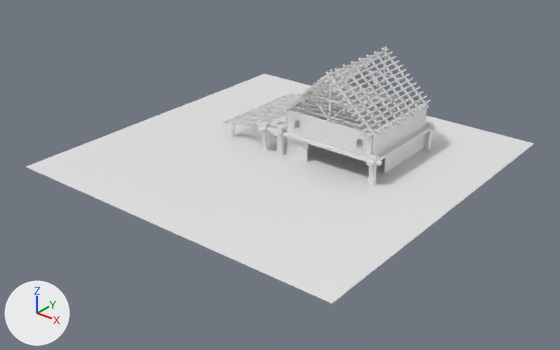
Two versions of the Blender file Blacksmith Forge/Files/scene_v005.blend, one commit apart.
One viewpoint serves both versions: a 50 mm lens placed at (181.0, -231.0, 133.0), pointed at (4.0, -11.0, -4.0). Every picture has the same lights, and +X, +Y and +Z are marked at lower left.

The older version as bpy lines, for what is in view:
```python
me_cube_009 = bpy.data.meshes.new('Cube.009')
me_cube_009.from_pydata(...)  # 1960 vertices, 2126 faces; spans x 0.0..10.0, y -0.35..0.85, z 0.0..10.0
# faces by material slot: [46, 2080]
me_cube_009.materials.append(mat_windowsbrick)  # its picture is missing
me_cube_009.materials.append(mat_windowsarch)  # its picture is missing
me_cube_120 = bpy.data.meshes.new('Cube.120')
me_cube_120.from_pydata(...)  # 320 vertices, 240 faces; spans x -0.3..37.7, y -2.5..30.9, z 0.0..18.5
me_cube_120.materials.append(mat_woodenlogs)  # its picture is missing
me_cube_155 = bpy.data.meshes.new('Cube.155')
me_cube_155.from_pydata(...)  # 136 vertices, 102 faces; spans x 0.0..25.4, y -1.9..23.7, z -3.6..0.5
me_cube_155.materials.append(mat_woodenlogs)  # its picture is missing
ob_export_window_proxy_001 = bpy.data.objects.new('Export_Window_proxy.001', me_cube_009)
ob_export_window_proxy_001.location = (10.0, 0.0, 10.0)
ob_export_window_proxy_001.rotation_euler = (0.0, 0.0, 3.142)  # degrees (0, 0, 180)
ob_roof = bpy.data.objects.new('Roof', me_cube_120)
ob_roof.location = (-2.0, -1.0, 18.5)
ob_roof.scale = (1.17, 1.43, 1.17)
ob_workshop_roof = bpy.data.objects.new('Workshop Roof', me_cube_155)
ob_workshop_roof.location = (-1.0, 40.0, 11.7)
ob_workshop_roof.rotation_euler = (0.0, 0.0, 3.142)  # degrees (0, 0, 180)
ob_workshop_roof.scale = (1.29, 1.83, 1.43)
# also in view: 'Main Wall_proxy.012' at (25.0, 0.0, 15.0); 'House Support' at (7.0, 20.0, 6.0); 'Plane' at (0.0, 0.0, 0.0); 'FirstFloor' at (20.0, 20.0, 24.0); 'Export_Window_proxy.002' at (35.0, 0.0, 15.0)
```
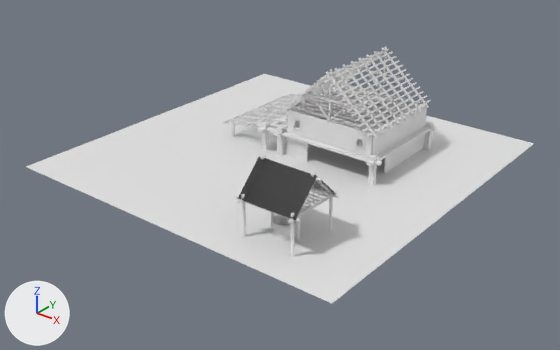
Location of each change, [x1, y1, x2, y2] in pixels of the pictures (560 x 350 px):
'Roof.001', added: after [238, 156, 336, 220]
'Main Support', added: after [235, 155, 339, 257]
'Well', added: after [272, 215, 297, 240]
'Well Pillars', added: after [271, 210, 301, 240]
'Supports', added: after [299, 180, 333, 213]

The change, as a list of edits to the scene's bpy script:
```text
Add mat_roof_001:
    mat_roof_001 = principled_material('Roof.001')
    mat_roof_001.base_color = (0.0, 0.0, 0.0)  # black #000000
Add mat_windowsbrickwell:
    mat_windowsbrickwell = principled_material('WindowsBrickWell')
    mat_windowsbrickwell.base_color = (0.8, 0.8, 0.8)  # white #e7e7e7
    mat_windowsbrickwell.specular_ior_level = 0.1
Add me_cube_001_1:
    me_cube_001_1.from_pydata(...)  # 232 vertices, 174 faces; spans x -6.7..57.2, y -5.0..57.8, z 0.0..3.3
    me_cube_001_1.materials.append(mat_woodenlogs)  # its picture is missing
Add me_cube_002:
    me_cube_002.from_pydata(...)  # 4096 vertices, 3072 faces; spans x -14.3..15.4, y -1.6..97.1, z -4.0..23.5
    me_cube_002.materials.append(mat_roof_001)  # black #000000
Add me_cube_003_1:
    me_cube_003_1.from_pydata(...)  # 32 vertices, 24 faces; spans x -90.0..90.0, y -6.0..6.0, z -1.0..1.0
    me_cube_003_1.materials.append(mat_woodenlogs)  # its picture is missing
Add me_cube_004:
    me_cube_004.from_pydata(...)  # 128 vertices, 96 faces; spans x -1.0..107.0, y -1.0..71.2, z -1.0..1.0
    me_cube_004.materials.append(mat_woodenlogs)  # its picture is missing
Add me_cube_006:
    me_cube_006.from_pydata(...)  # 1064 vertices, 798 faces; spans x -22.1..1.6, y -6.2..6.2, z -13.2..1.0
    me_cube_006.materials.append(mat_windowsbrickwell)  # its picture is missing
Add ob_main_support:
    ob_main_support = bpy.data.objects.new('Main Support', me_cube_001_1)
    ob_main_support.location = (29.0, -62.0, 0.0)
    ob_main_support.scale = (0.422, 0.422, 7.86)
Add ob_roof_001:
    ob_roof_001 = bpy.data.objects.new('Roof.001', me_cube_002)
    ob_roof_001.parent = ob_main_support
    ob_roof_001.matrix_parent_inverse = Matrix(((4.735, 0.0, 0.0, 33.44), (0.0, 4.735, 0.0, 29.3), (0.0, 0.0, 0.255, 0.0762), (0.0, 0.0, 0.0, 1.0)))
    ob_roof_001.location = (-1.56, 0.0, 11.56)
    ob_roof_001.rotation_euler = (0.785, 0.0, 0.0)  # degrees (45, 0, 0)
    ob_roof_001.scale = (-0.401, -0.0817, -0.302)
Add ob_well_pillars:
    ob_well_pillars = bpy.data.objects.new('Well Pillars', me_cube_003_1)
    ob_well_pillars.parent = ob_main_support
    ob_well_pillars.matrix_parent_inverse = Matrix(((4.735, 0.0, 0.0, 33.44), (0.0, 4.735, 0.0, 29.3), (0.0, 0.0, 0.255, 0.0762), (0.0, 0.0, 0.0, 1.0)))
    ob_well_pillars.location = (-1.823, -1.169, 1.522)
    ob_well_pillars.rotation_euler = (0.0, 3.142, 0.0)  # degrees (0, 180, 0)
    ob_well_pillars.scale = (-0.0345, -0.0345, -3.75)
Add ob_supports:
    ob_supports = bpy.data.objects.new('Supports', me_cube_004)
    ob_supports.parent = ob_main_support
    ob_supports.matrix_parent_inverse = Matrix(((4.735, 0.0, 0.0, 33.44), (0.0, 4.735, 0.0, 29.3), (0.0, 0.0, 0.255, 0.0762), (0.0, 0.0, 0.0, 1.0)))
    ob_supports.location = (-1.605, 3.75, 7.474)
    ob_supports.rotation_euler = (-1.571, 0.0, 1.567)  # degrees (-90, 0, 90)
    ob_supports.scale = (-0.085, -0.0578, -5.85)
Add ob_well:
    ob_well = bpy.data.objects.new('Well', me_cube_006)
    ob_well.parent = ob_main_support
    ob_well.matrix_parent_inverse = Matrix(((4.735, 0.0, 0.0, 33.44), (0.0, 4.735, 0.0, 29.3), (0.0, 0.0, 0.255, 0.0762), (0.0, 0.0, 0.0, 1.0)))
    ob_well.location = (0.202, -0.685, -0.109)
    ob_well.rotation_euler = (0.0, 0.0, -3.058)  # degrees (0, 0, -175)
    ob_well.scale = (-0.201, -0.392, -0.186)
```
